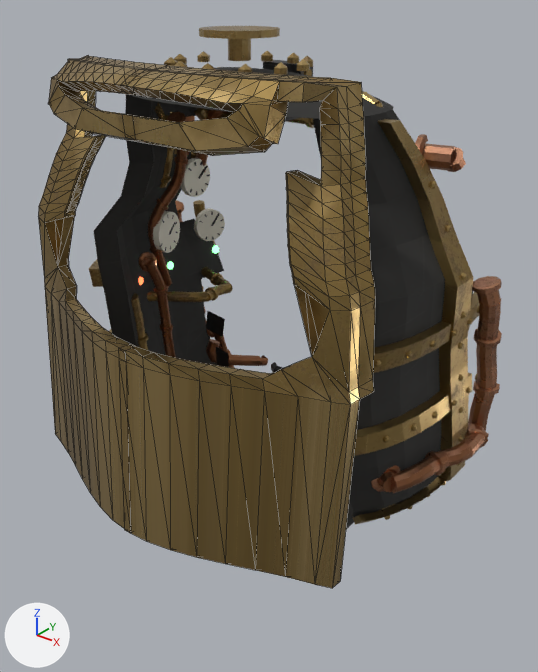
The glTF model iron-fist/public/models/cockpit_view.glb: old version first, new version second.
One viewpoint serves both versions: a camera (50 mm lens) standing at (11.76, -4.7, 12.41) and looking at (9.71, -2.13, 10.82). Arrows for +X, +Y and +Z are at lower left; the lights stay in place. The picture after the commit comes second. Mesh edges are drawn as thin lines on the coarser meshes. Where no turn or scale is listed for an object, it has been applied to the vertices. Vertices at exactly the same position are counted once.

The first picture shows 'Cockpit_Interior', 'Screen_Frame.001'.
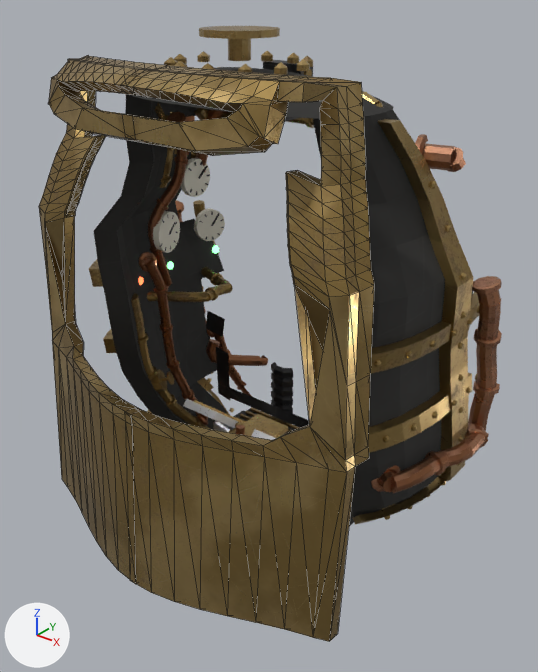
The change in detail:
me_screen_frame_tmp is used by ob_screen_frame_001; location (9.565, -2.624, 11.615).
me_screen_frame_tmp had 726 vertices, 1438 faces and spanned x -0.96..0.96, y -0.37..0.26, z -1.53..0.48.
me_screen_frame_tmp now has 726 vertices, 1438 faces and spans x -0.96..0.96, y -0.37..0.26, z -1.83..0.48.
me_screen_frame_tmp part 1: 126 of the vertices in x -0.96..0.96, y -0.37..0.13, z -1.53..-0.27 are moved by (0.0, 0.0, -0.31).

Pixel boxes (x1, y1, x2, y2) of what changed, in the pictures (538 x 672 px; the box of a moved part takes in the faces that stretch with it):
'Screen_Frame.001', reshaped (10% taller)
    before: (38, 55, 375, 588)
    after: (39, 55, 374, 642)
part 1 of me_screen_frame_tmp, moved or reshaped
    before: (38, 207, 375, 588)
    after: (39, 207, 374, 642)
